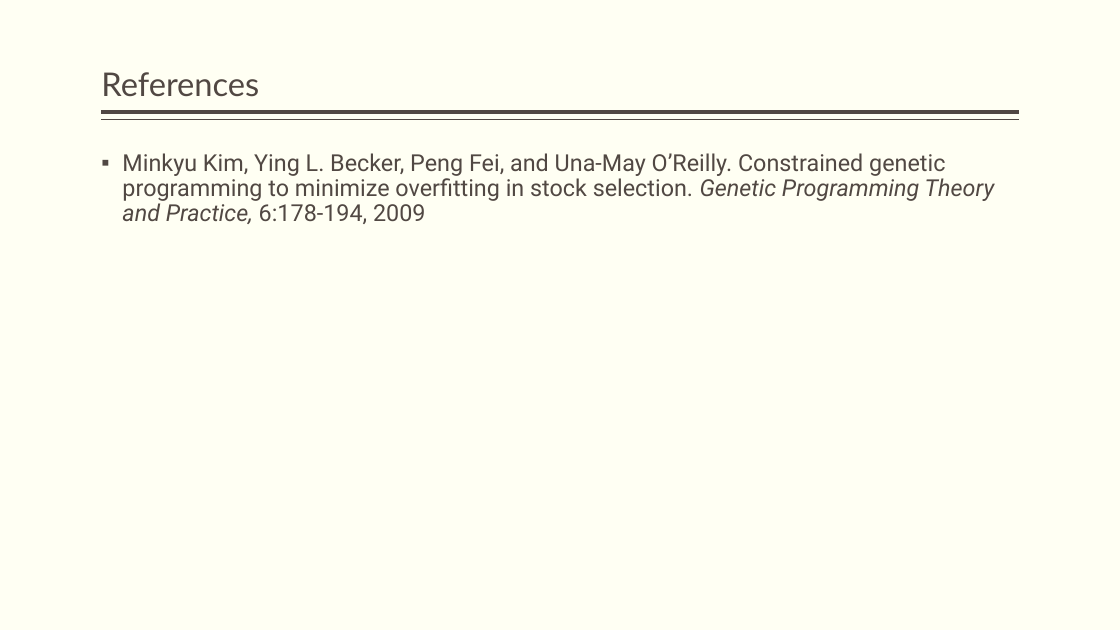
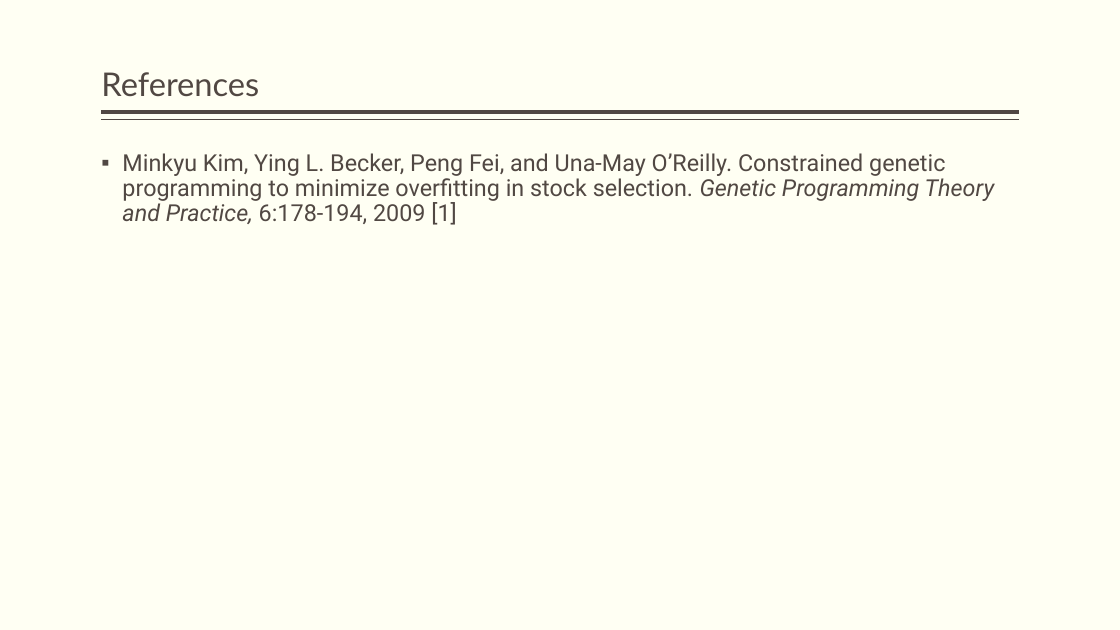
Before and after one commit to JamesEarle/GPP, a slide deck: slide 25 of GPP_Defense.pptx (slide 24 before the commit). Drawn at 1120x630 pixels with LibreOffice and Linux fonts; fonts in the diff are those of the drawing. Boxes give left, top, right and bottom in pixels: in the first picture for what was removed or moved away, otherwise in the second. Text is boxed around its words. In the diff, an @@ line names an element or a change of style, - is before the commit and + after.

```diff
--- a/GPP_Defense.pptx
+++ b/GPP_Defense.pptx
@@ text at (x1=122, y1=153, x2=995, y2=225): text changed @@
-▪ Minkyu Kim, Ying L. Becker, Peng Fei, and Una-May O’Reilly. Constrained genetic programming to minimize overfitting in stock selection. Genetic Programming Theory and Practice, 6:178-194, 2009
+▪ Minkyu Kim, Ying L. Becker, Peng Fei, and Una-May O’Reilly. Constrained genetic programming to minimize overfitting in stock selection. Genetic Programming Theory and Practice, 6:178-194, 2009 [1]
```
Also in this commit, not shown: 1 other slide changed, 1 slide added.
